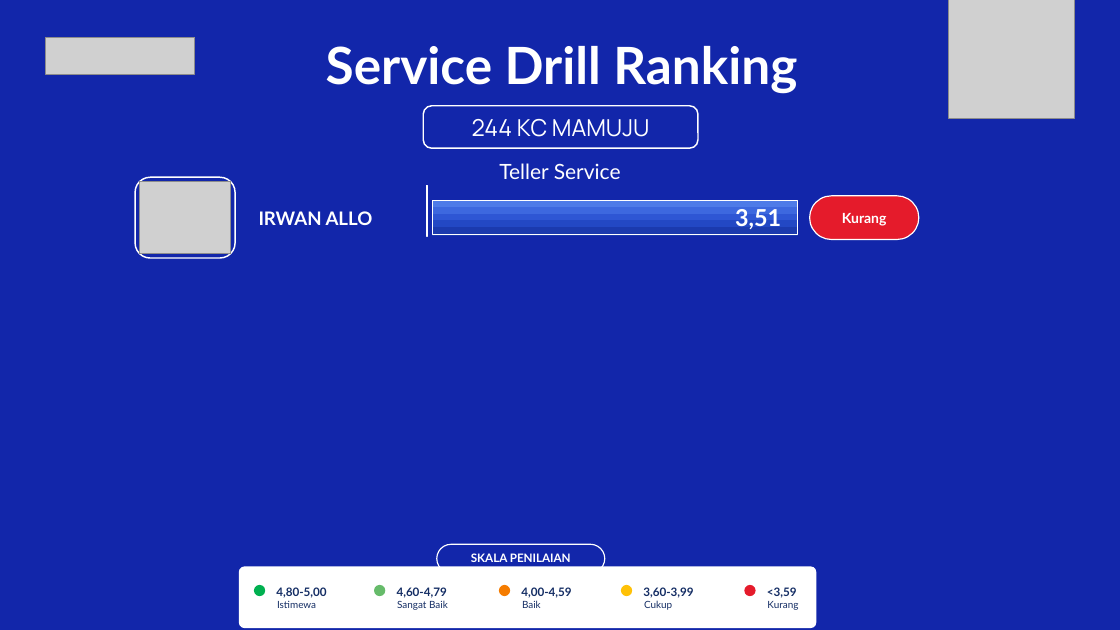
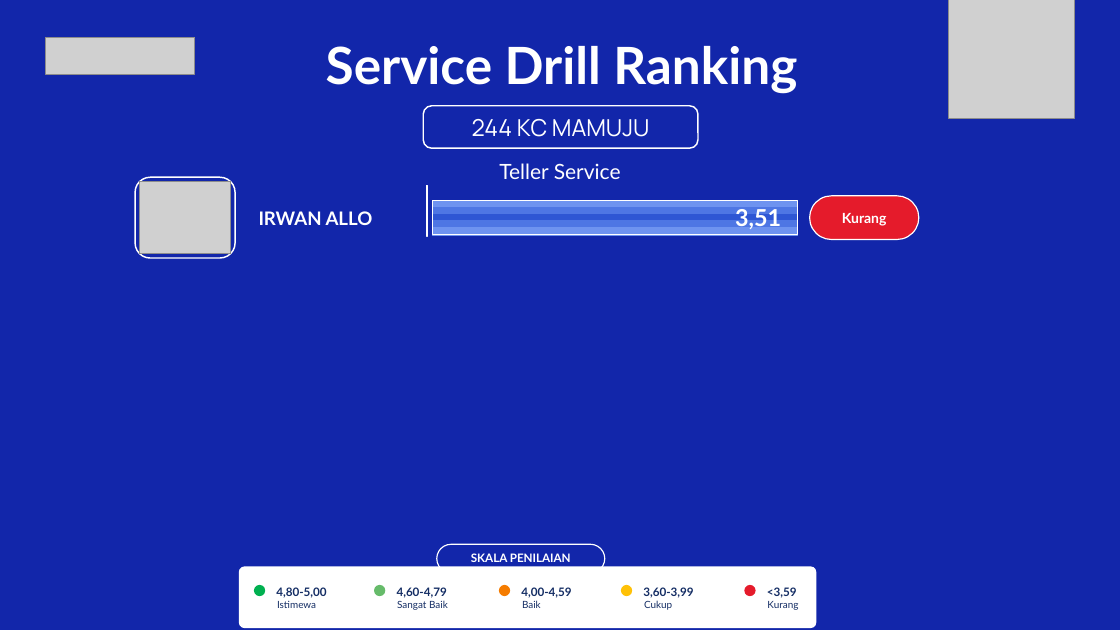
Before and after one commit to hengkiyudijanto/btn-sip, a slide deck: slide 2 of ranking-nyata.pptx. Drawn at 1120x630 pixels with LibreOffice and Linux fonts; fonts in the diff are those of the drawing; grey boxes stand for pictures; background and template pictures are left out. Boxes give left, top, right and bottom in pixels: in the first picture for what was removed or moved away, otherwise in the second. Text is boxed around its words. In the diff, an @@ line names an element or a change of style, - is before the commit and + after.

Commit message:
Ranking PPTX: gradasi kotak nilai jadi terang di atas & bawah
Gradasi sebelumnya biru muda (atas) -> biru tua (bawah). Sekarang dibalik
sesuai permintaan: biru lebih MUDA di bagian atas dan bawah, dan biru
seperti warna sekarang di bagian TENGAH.

  lapis 1 (atas)   6E93F0  terang
  lapis 2          4E76E4  sedang
  lapis 3 (tengah) 2E56D4  biru sekarang  <-- paling gelap
  lapis 4          4E76E4  sedang
  lapis 5 (bawah)  6E93F0  terang

Turut disertakan perubahan sebelumnya yang belum ter-commit:
- Panel legenda turun hampir menyentuh tepi bawah (berhenti di 7,470 inci,
  selisih 0,030 dari tepi; referensi 0,033)
- Nama cabang tidak bold lagi, ukuran tetap 20 pt Poppins

127 unit test lulus.

```diff
--- a/ranking-nyata.pptx
+++ b/ranking-nyata.pptx
@@ rectangle at bbox=[433, 201, 798, 208]: fill #4E7BE8 to #6E93F0; outline #4E7BE8 1 pt to #6E93F0 1 pt @@
@@ rectangle at bbox=[433, 208, 798, 215]: fill #3D68DF to #4E76E4; outline #3D68DF 1 pt to #4E76E4 1 pt @@
@@ rectangle at bbox=[433, 221, 798, 229]: fill #2348C4 to #4E76E4; outline #2348C4 1 pt to #4E76E4 1 pt @@
@@ rectangle at bbox=[433, 228, 798, 235]: fill #1B3AAE to #6E93F0; outline #1B3AAE 1 pt to #6E93F0 1 pt @@
```
Also in this commit, not shown: 3 other files.
